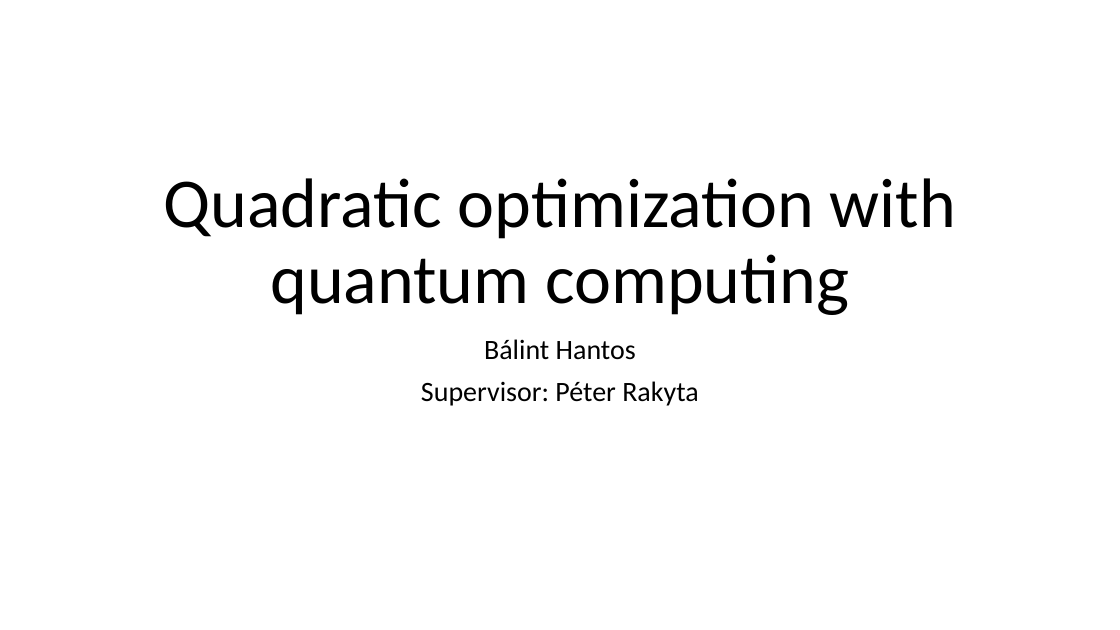
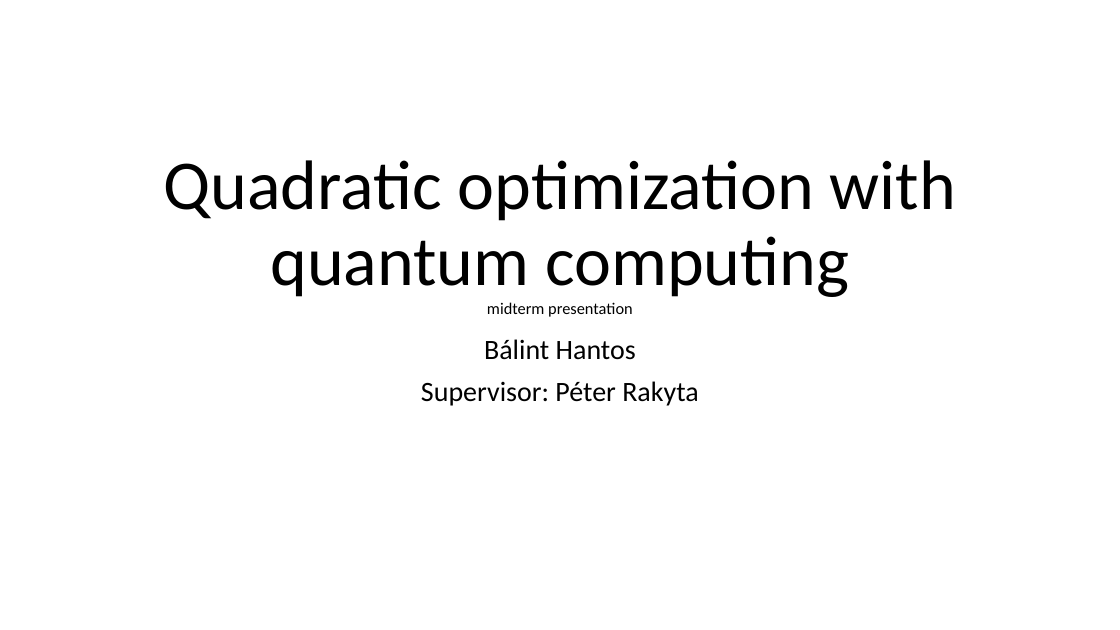
Before and after one commit to Balint831/SciMod, a slide deck: slide 1 of 3 Quadratic optimization with quantum computing .pptx. Drawn at 1120x630 pixels with LibreOffice and Linux fonts; fonts in the diff are those of the drawing. Boxes give left, top, right and bottom in pixels: in the first picture for what was removed or moved away, otherwise in the second. Text is boxed around its words. In the diff, an @@ line names an element or a change of style, - is before the commit and + after.

```diff
--- a/3 Quadratic optimization with quantum computing .pptx
+++ b/3 Quadratic optimization with quantum computing .pptx
@@ title at [163,160,956,317]: text changed @@
-Quadratic optimization with quantum computing
+Quadratic optimization with quantum computing
+midterm presentation
```
Also in this commit, not shown: 5 other slides changed, 11 slides added, 1 slide removed, 4 other files.
